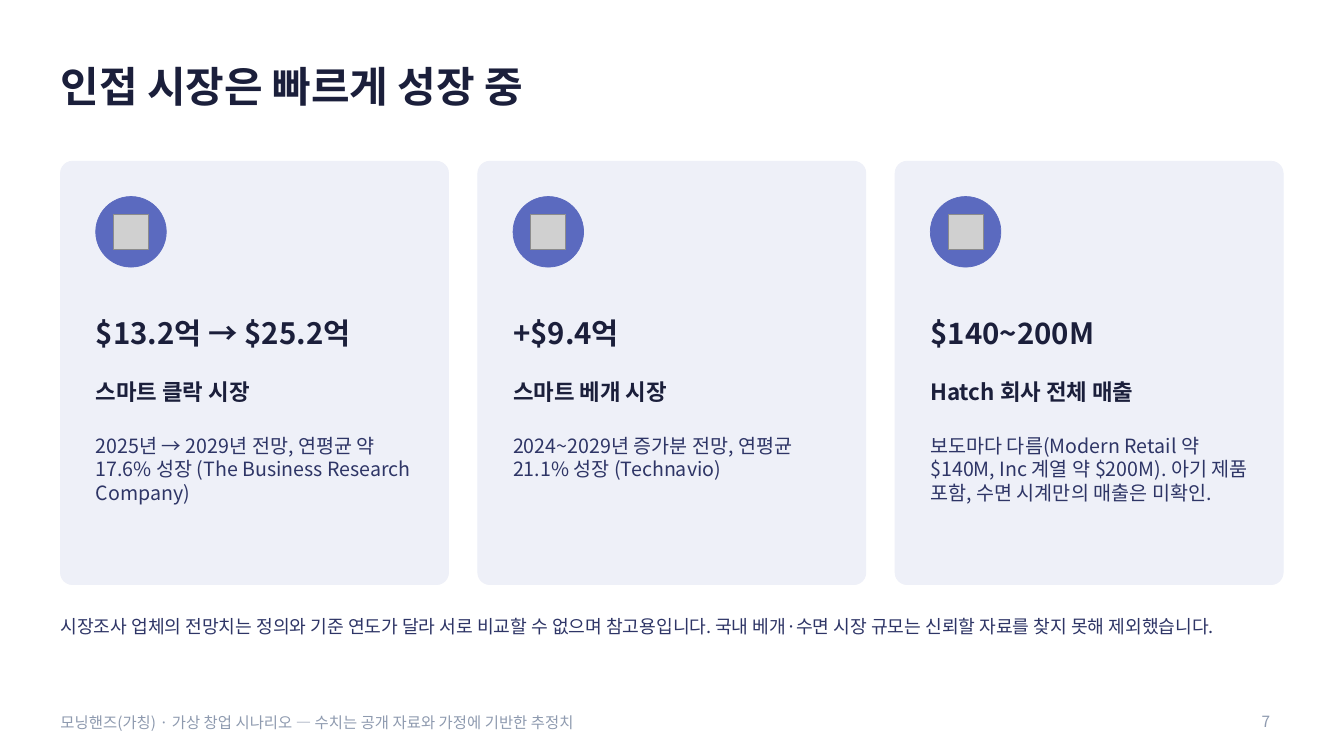
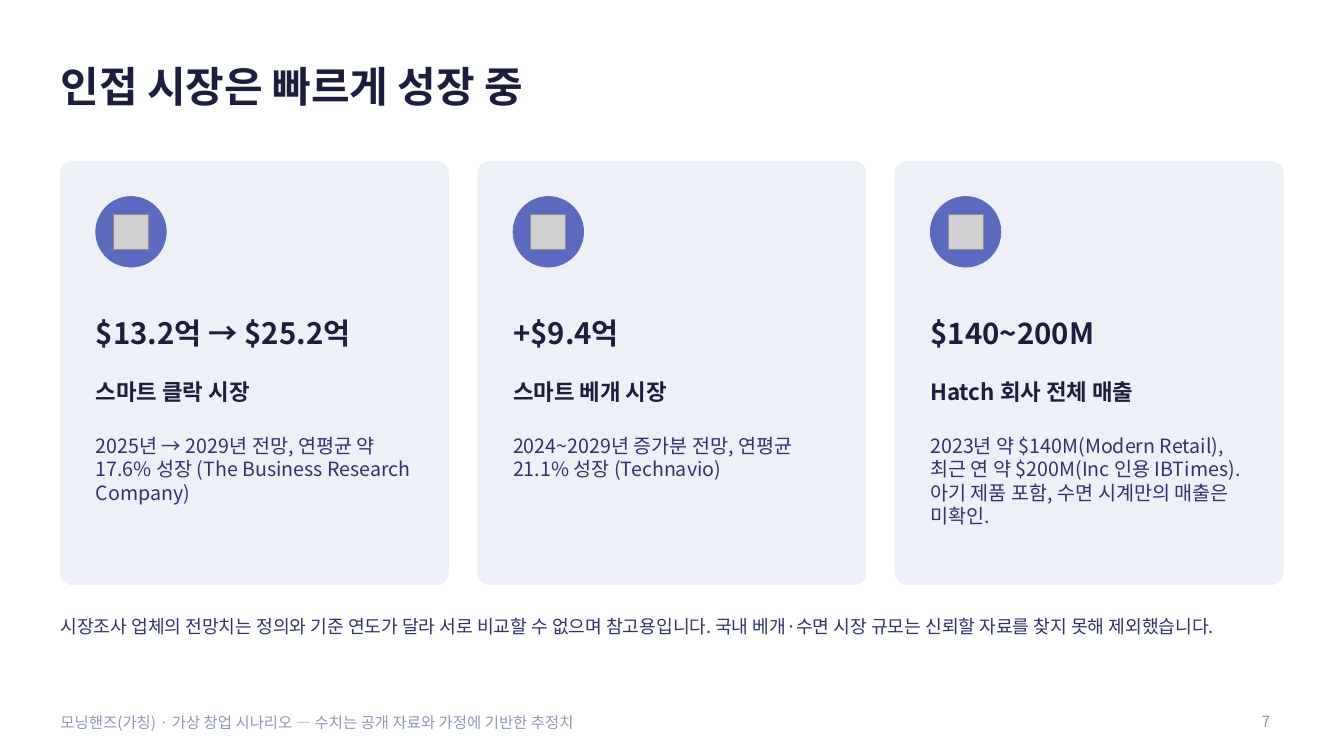
Before and after one commit to g975682-source/-, a slide deck: slide 7 of MorningHands_Business_Analysis.pptx. Drawn at 1344x756 pixels with LibreOffice and Linux fonts; fonts in the diff are those of the drawing; grey boxes stand for pictures. Boxes give left, top, right and bottom in pixels: in the first picture for what was removed or moved away, otherwise in the second. Text is boxed around its words. In the diff, an @@ line names an element or a change of style, - is before the commit and + after.

```diff
--- a/MorningHands_Business_Analysis.pptx
+++ b/MorningHands_Business_Analysis.pptx
@@ text at box(930, 436, 1241, 525): text changed @@
-보도마다 다름(Modern Retail 약 $140M, Inc 계열 약 $200M). 아기 제품 포함, 수면 시계만의 매출은 미확인.
+2023년 약 $140M(Modern Retail), 최근 연 약 $200M(Inc 인용 IBTimes). 아기 제품 포함, 수면 시계만의 매출은 미확인.
```
Also in this commit, not shown: 6 other slides changed, 2 other files.
